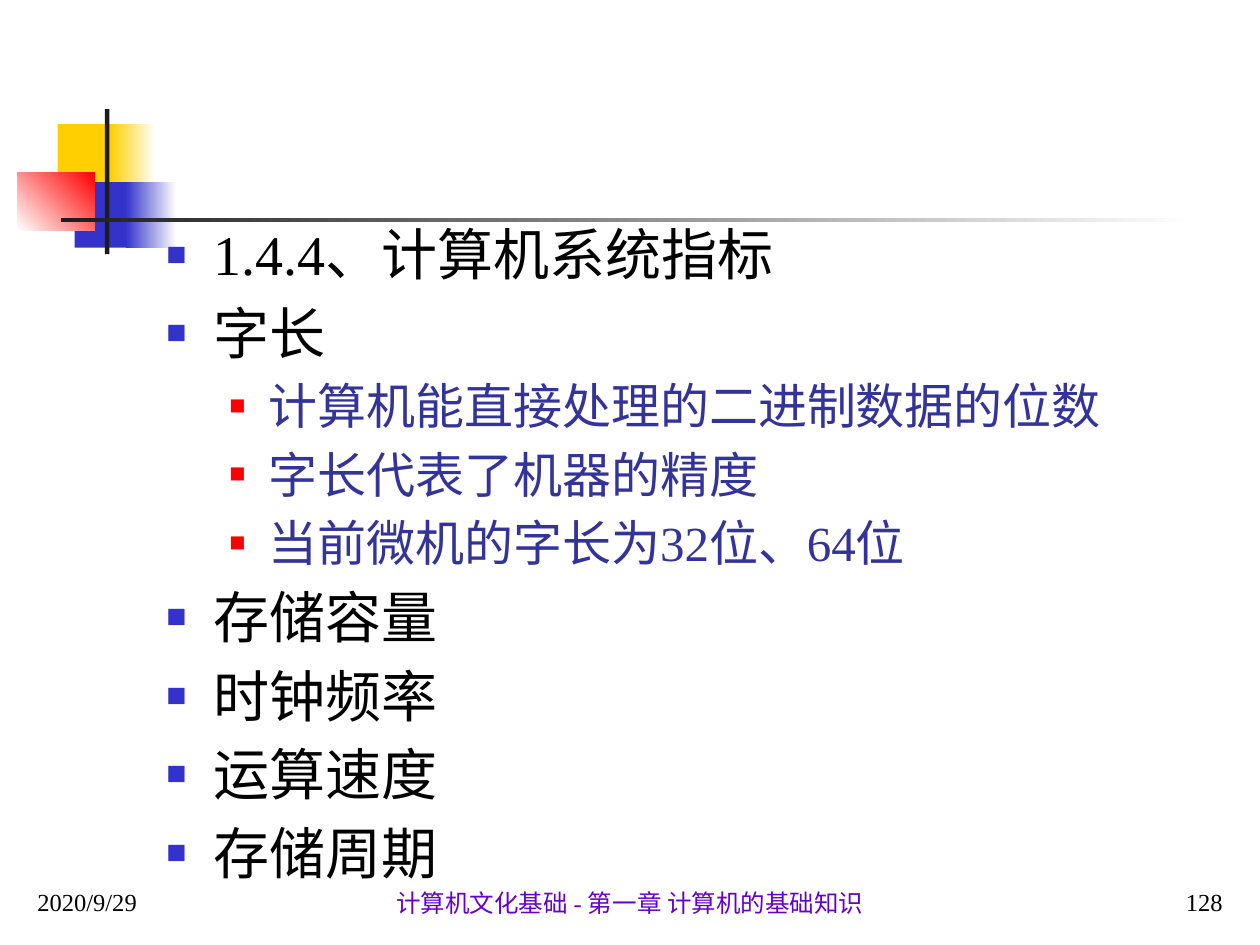
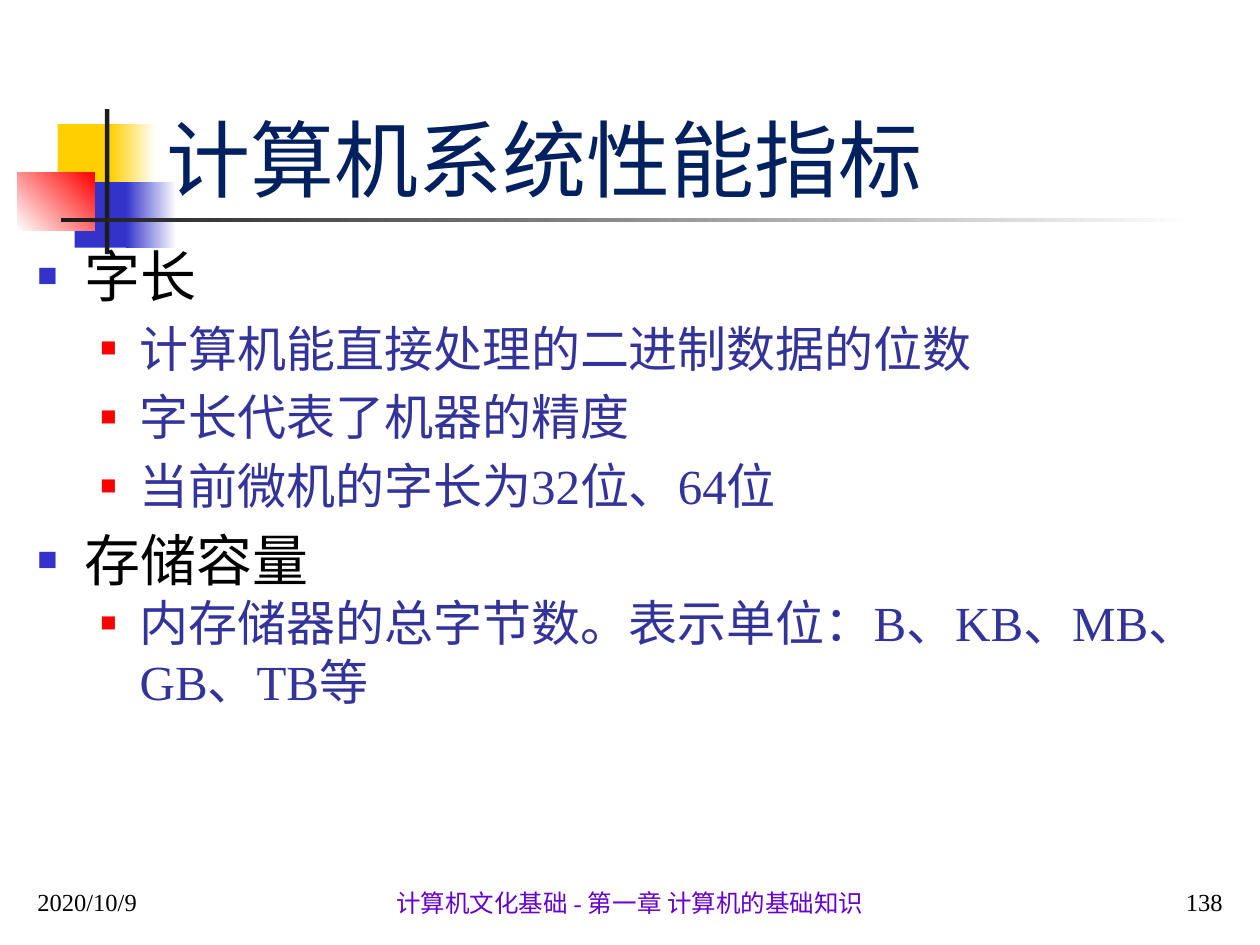
Before and after one commit to sans123wx/class, a slide deck: slide 138 of 计算机应用基础/第1章计算机基础/第1.1章 计算机概述 .pptx (slide 128 before the commit). Drawn at 1260x945 pixels with LibreOffice and Linux fonts; fonts in the diff are those of the drawing. Boxes give left, top, right and bottom in pixels: in the first picture for what was removed or moved away, otherwise in the second. Text is boxed around its words. In the diff, an @@ line names an element or a change of style, - is before the commit and + after.

```diff
--- a/计算机应用基础/第1章计算机基础/第1.1章 计算机概述 .pptx
+++ b/计算机应用基础/第1章计算机基础/第1.1章 计算机概述 .pptx
@@ title added at bbox=[166, 120, 922, 198], 48 pt, text #002060 @@
+计算机系统性能指标
@@ text "字长": place and size @@
-text "字长" at bbox=[214, 232, 1101, 879]
+text "字长" at bbox=[85, 240, 1198, 704]
@@ text at bbox=[214, 232, 774, 280]: paragraph removed @@
-■ 1.4.4、计算机系统指标
@@ text at bbox=[140, 599, 1198, 704]: text changed; size 32 to 28 pt; text colour #000000 to #333399 @@
-■ 时钟频率
-■ 运算速度
-■ 存储周期
+  ■ 内存储器的总字节数。表示单位：B、KB、MB、GB、TB等
@@ text at bbox=[37, 894, 136, 912]: text changed @@
-2020/9/29
+2020/10/9
@@ page number at bbox=[1186, 894, 1223, 912]: text changed @@
-128
+138
```
Also in this commit, not shown: 87 other slides changed, 16 slides added, 2 other files.
